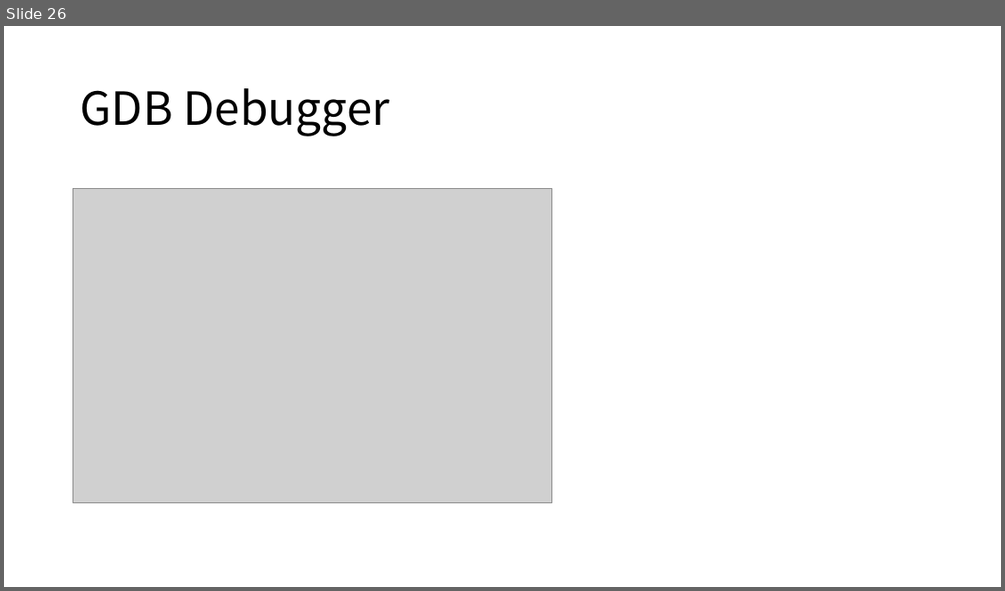
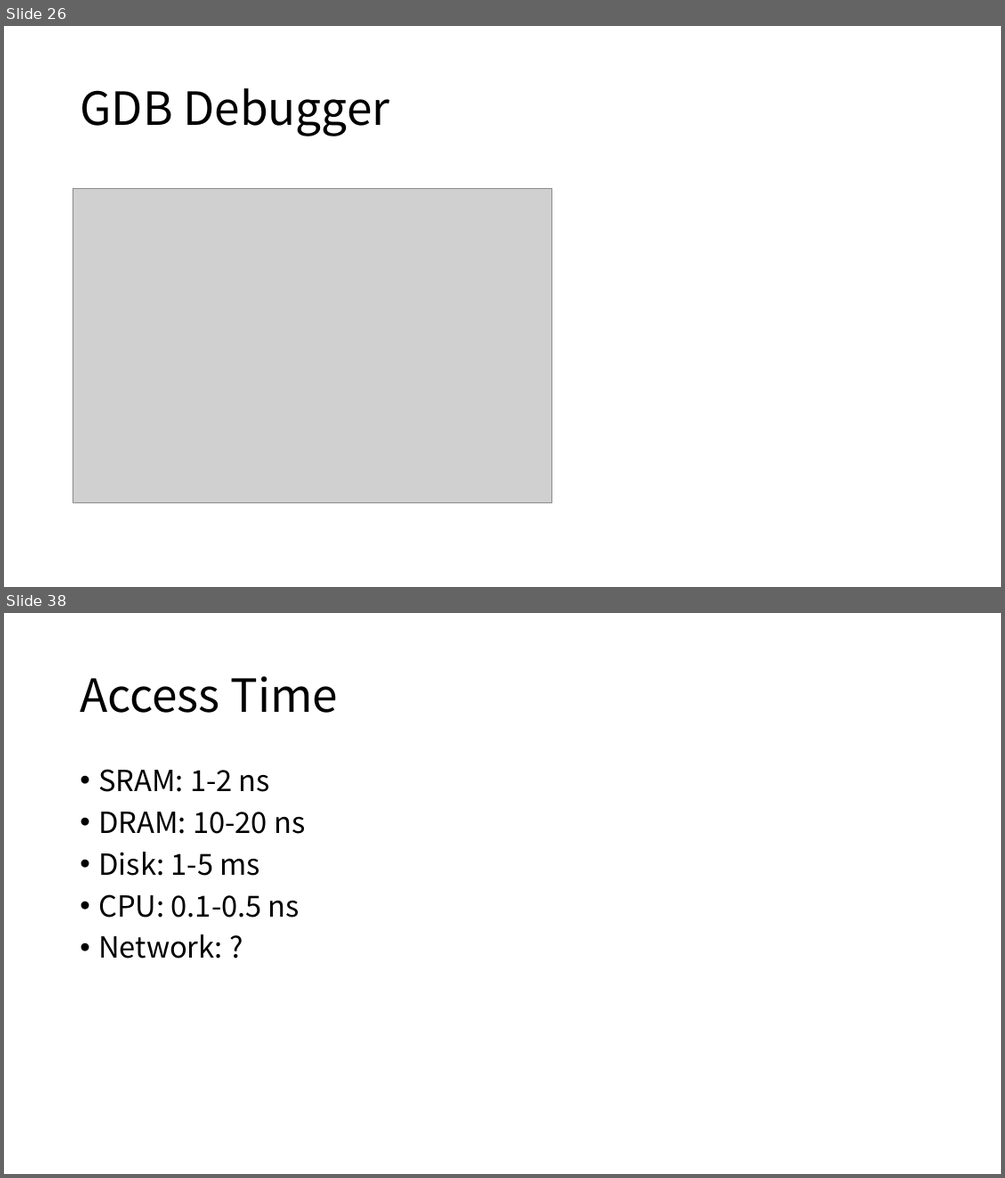
Before and after one commit to Lyther/wiki, a slide deck: docs/assets/Operating Systems.pptx. Shown one above the other, each under a label of ours: slide 26 before the commit, slides 26 and 38 after it; the slides between them are not shown. The pictures are 1005x591 and 1005x1178 pixels, drawn with LibreOffice and Linux fonts; fonts in the diff are those of the drawing; grey boxes stand for pictures. Boxes give left, top, right and bottom in pixels: in the first picture for what was removed or moved away, otherwise in the second. Text is boxed around its words. In the diff, an @@ line names an element or a change of style, - is before the commit and + after.

```diff
--- a/docs/assets/Operating Systems.pptx
+++ b/docs/assets/Operating Systems.pptx
@@ slide 38 added at bbox=[4, 613, 1001, 1174], background #FFFFFF @@
@@ title added at bbox=[80, 676, 338, 713], 44 pt, text #000000 @@
+Access Time
@@ text added at bbox=[98, 769, 305, 958], 28 pt, text #000000 @@
+• SRAM: 1-2 ns
+• DRAM: 10-20 ns
+• Disk: 1-5 ms
+• CPU: 0.1-0.5 ns
+• Network: ?
```
Also in this commit, not shown: 35 other slides added, 1 other file.
